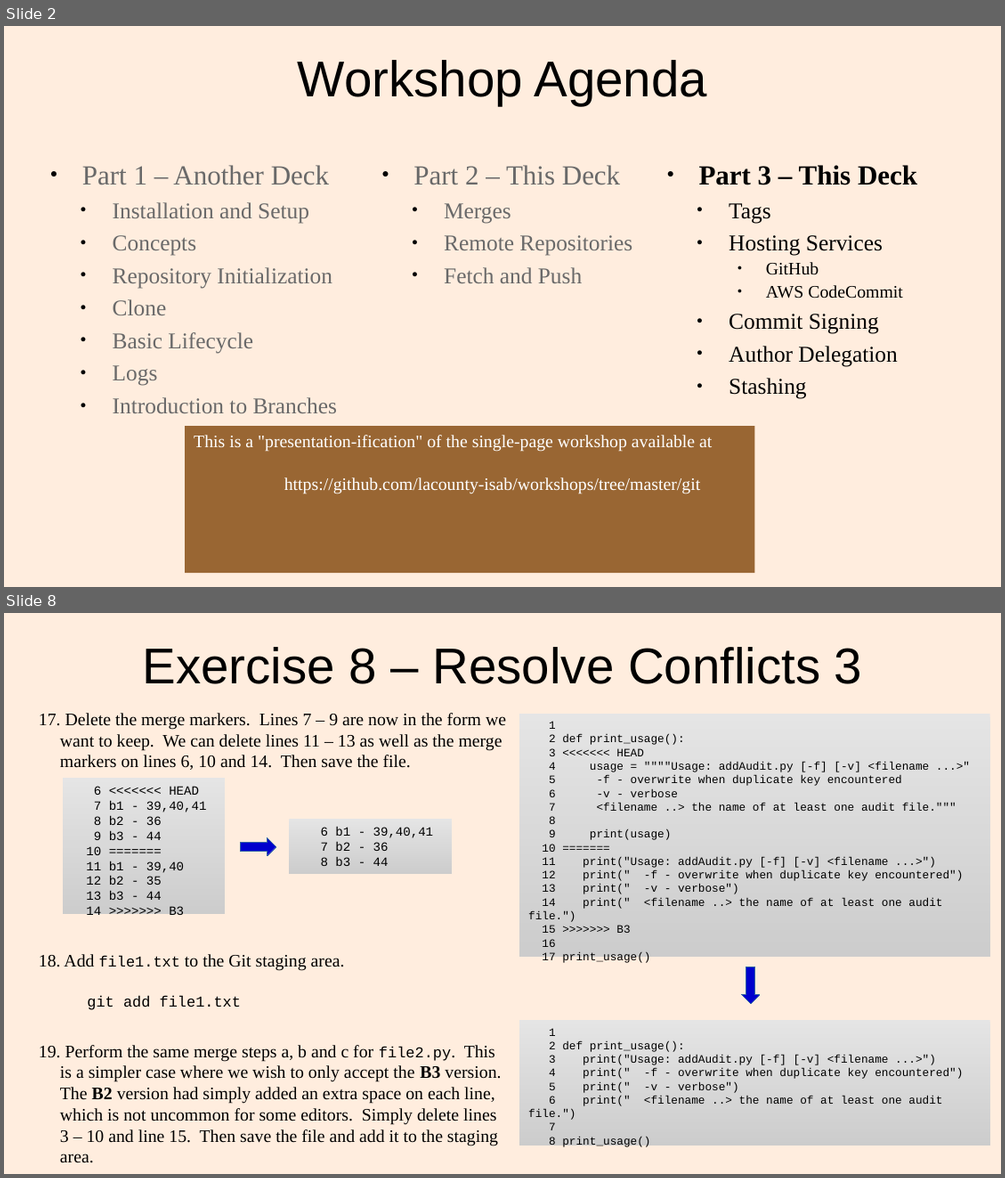
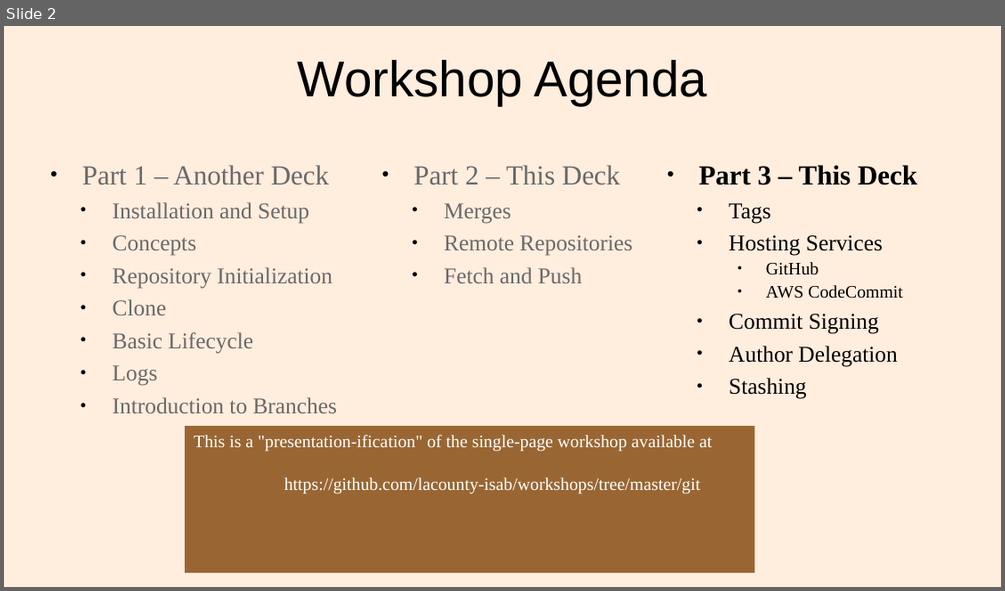
Before and after one commit to lacounty-isab/workshops, a slide deck: git/GitWorkshop3.odp. Shown one above the other, each under a label of ours: slides 2 and 8 before the commit, slide 2 after it; the slides between them are not shown. The pictures are 1005x1178 and 1005x591 pixels, drawn with LibreOffice and Linux fonts; fonts in the diff are those of the drawing. Boxes give left, top, right and bottom in pixels: in the first picture for what was removed or moved away, otherwise in the second. Text is boxed around its words. In the diff, an @@ line names an element or a change of style, - is before the commit and + after.

```diff
--- a/git/GitWorkshop3.odp
+++ b/git/GitWorkshop3.odp
@@ slide 8 removed at (4,613,1001,1174), background #FFEDDE @@
@@ title removed at (143,647,862,684) @@
-Exercise 8 – Resolve Conflicts 3
@@ text removed at (60,713,506,1163) @@
-17. Delete the merge markers. Lines 7 – 9 are now in the form we want to keep. We can delete lines 11 – 13 as well as the merge markers on lines 6, 10 and 14. Then save the file.
-18. Add file1.txt to the Git staging area.
-    git add file1.txt
-19. Perform the same merge steps a, b and c for file2.py. This is a simpler case where we wish to only accept the B3 version. The B2 version had simply added an extra space on each line, which is not uncommon for some editors. Simply delete lines 3 – 10 and line 15. Then save the file and add it to the staging area.
@@ rectangle removed at (519,714,990,957) @@
-1
-2 def print_usage():
-3 <<<<<<< HEAD
-4 usage = """"Usage: addAudit.py [-f] [-v] <filename ...>"
-5 -f - overwrite when duplicate key encountered
-6 -v - verbose
-7 <filename ..> the name of at least one audit file."""
-8
-9 print(usage)
-10 =======
-11 print("Usage: addAudit.py [-f] [-v] <filename ...>")
-12 print(" -f - overwrite when duplicate key encountered")
-13 print(" -v - verbose")
-14 print(" <filename ..> the name of at least one audit file.")
-15 >>>>>>> B3
-16
-17 print_usage()
@@ rectangle removed at (63,778,226,914) @@
-6 <<<<<<< HEAD
-7 b1 - 39,40,41
-8 b2 - 36
-9 b3 - 44
-10 =======
-11 b1 - 39,40
-12 b2 - 35
-13 b3 - 44
-14 >>>>>>> B3
@@ rectangle removed at (289,819,452,874) @@
-6 b1 - 39,40,41
-7 b2 - 36
-8 b3 - 44
@@ right arrow removed at (240,837,276,855) @@
@@ right arrow removed at (741,967,760,1004) @@
@@ rectangle removed at (519,1020,990,1146) @@
-1
-2 def print_usage():
-3 print("Usage: addAudit.py [-f] [-v] <filename ...>")
-4 print(" -f - overwrite when duplicate key encountered")
-5 print(" -v - verbose")
-6 print(" <filename ..> the name of at least one audit file.")
-7
-8 print_usage()
```
Also in this commit, not shown: 1 slide added, 6 other slides removed, 3 other files.
